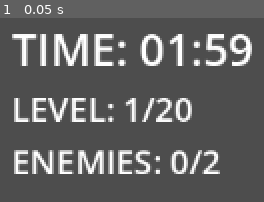
Above: before the commit, frame 1.
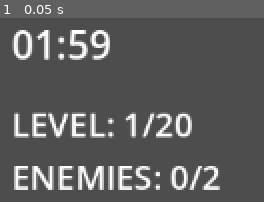
Above: after the commit, the same moment.

Repository: qvix-sh4de/Time-Is-Of-The-Essence
Game: Godot game, scene res://Scenes/main.tscn
Two runs of this game, one before a commit and one after it. Both use one fixed random seed, a clock stepped at 60 frames per second and the inputs below. This scene is started directly instead of the project's main scene.
Inputs:
- Up to frame 1 (0.05 s): no input

The runs differ from the first frame. In frame 1, 25% of the frame differs, in the area x 4-96%, y 6-94%.

Commit message:
Battery Unfunctional

Diff:
--- /dev/null
+++ b/Scenes/battery_drain.tres
@@ -0,0 +1,144 @@
+[gd_resource type="SpriteFrames" load_steps=21 format=3 uid="uid://cndcigyqbl5u8"]
+
+[ext_resource type="Texture2D" uid="uid://b3orn28554tkr" path="res://Assets/time bar.png" id="1_6tdha"]
+
+[sub_resource type="AtlasTexture" id="AtlasTexture_4gm2w"]
+atlas = ExtResource("1_6tdha")
+region = Rect2(0, 0, 128, 128)
+
+[sub_resource type="AtlasTexture" id="AtlasTexture_l3wjw"]
+atlas = ExtResource("1_6tdha")
+region = Rect2(128, 0, 128, 128)
+
+[sub_resource type="AtlasTexture" id="AtlasTexture_6cmpa"]
+atlas = ExtResource("1_6tdha")
+region = Rect2(256, 0, 128, 128)
+
+[sub_resource type="AtlasTexture" id="AtlasTexture_k4rxa"]
+atlas = ExtResource("1_6tdha")
+region = Rect2(384, 0, 128, 128)
+
+[sub_resource type="AtlasTexture" id="AtlasTexture_sd44b"]
+atlas = ExtResource("1_6tdha")
+region = Rect2(0, 128, 128, 128)
+
+[sub_resource type="AtlasTexture" id="AtlasTexture_3gc1l"]
+atlas = ExtResource("1_6tdha")
+region = Rect2(128, 128, 128, 128)
+
+[sub_resource type="AtlasTexture" id="AtlasTexture_gyyh1"]
+atlas = ExtResource("1_6tdha")
+region = Rect2(256, 128, 128, 128)
+
+[sub_resource type="AtlasTexture" id="AtlasTexture_82byw"]
+atlas = ExtResource("1_6tdha")
+region = Rect2(384, 128, 128, 128)
+
+[sub_resource type="AtlasTexture" id="AtlasTexture_0arl5"]
+atlas = ExtResource("1_6tdha")
+region = Rect2(0, 256, 128, 128)
+
+[sub_resource type="AtlasTexture" id="AtlasTexture_5sjlp"]
+atlas = ExtResource("1_6tdha")
+region = Rect2(128, 256, 128, 128)
+
+[sub_resource type="AtlasTexture" id="AtlasTexture_rwtbq"]
+atlas = ExtResource("1_6tdha")
+region = Rect2(256, 256, 128, 128)
+
+[sub_resource type="AtlasTexture" id="AtlasTexture_lsdx0"]
+atlas = ExtResource("1_6tdha")
+region = Rect2(384, 256, 128, 128)
+
+[sub_resource type="AtlasTexture" id="AtlasTexture_gm6in"]
+atlas = ExtResource("1_6tdha")
+region = Rect2(0, 384, 128, 128)
+
+[sub_resource type="AtlasTexture" id="AtlasTexture_8cdb4"]
+atlas = ExtResource("1_6tdha")
+region = Rect2(128, 384, 128, 128)
+
+[sub_resource type="AtlasTexture" id="AtlasTexture_cbnd6"]
+atlas = ExtResource("1_6tdha")
+region = Rect2(256, 384, 128, 128)
+
+[sub_resource type="AtlasTexture" id="AtlasTexture_x3wfc"]
+atlas = ExtResource("1_6tdha")
+region = Rect2(384, 384, 128, 128)
+
+[sub_resource type="AtlasTexture" id="AtlasTexture_jhq7n"]
+atlas = ExtResource("1_6tdha")
+region = Rect2(0, 512, 128, 128)
+
+[sub_resource type="AtlasTexture" id="AtlasTexture_ojrtv"]
+atlas = ExtResource("1_6tdha")
+region = Rect2(128, 512, 128, 128)
+
+[sub_resource type="AtlasTexture" id="AtlasTexture_82wsk"]
+atlas = ExtResource("1_6tdha")
+region = Rect2(256, 512, 128, 128)
+
+[resource]
+animations = [{
+"frames": [{
+"duration": 1.0,
+"texture": SubResource("AtlasTexture_4gm2w")
+}, {
+"duration": 1.0,
+"texture": SubResource("AtlasTexture_l3wjw")
+}, {
+"duration": 1.0,
+"texture": SubResource("AtlasTexture_6cmpa")
+}, {
+"duration": 1.0,
+"texture": SubResource("AtlasTexture_k4rxa")
+}, {
+"duration": 1.0,
+"texture": SubResource("AtlasTexture_sd44b")
+}, {
+"duration": 1.0,
+"texture": SubResource("AtlasTexture_3gc1l")
+}, {
+"duration": 1.0,
+"texture": SubResource("AtlasTexture_gyyh1")
+}, {
+"duration": 1.0,
+"texture": SubResource("AtlasTexture_82byw")
+}, {
+"duration": 1.0,
+"texture": SubResource("AtlasTexture_0arl5")
+}, {
+"duration": 1.0,
+"texture": SubResource("AtlasTexture_5sjlp")
+}, {
+"duration": 1.0,
+"texture": SubResource("AtlasTexture_rwtbq")
+}, {
+"duration": 1.0,
+"texture": SubResource("AtlasTexture_lsdx0")
+}, {
+"duration": 1.0,
+"texture": SubResource("AtlasTexture_gm6in")
+}, {
+"duration": 1.0,
+"texture": SubResource("AtlasTexture_8cdb4")
+}, {
+"duration": 1.0,
+"texture": SubResource("AtlasTexture_cbnd6")
+}, {
+"duration": 1.0,
+"texture": SubResource("AtlasTexture_x3wfc")
+}, {
+"duration": 1.0,
+"texture": SubResource("AtlasTexture_jhq7n")
+}, {
+"duration": 1.0,
+"texture": SubResource("AtlasTexture_ojrtv")
+}, {
+"duration": 1.0,
+"texture": SubResource("AtlasTexture_82wsk")
+}],
+"loop": true,
+"name": &"battery_drain",
+"speed": 1.0
+}]
--- a/enemy.tscn
+++ b/Scenes/enemy.tscn
@@ -1,6 +1,6 @@
 [gd_scene load_steps=4 format=3 uid="uid://442v3jolrobb"]
 
-[ext_resource type="Script" uid="uid://cuyos1q88najh" path="res://enemy.gd" id="1_4gyqm"]
+[ext_resource type="Script" uid="uid://cuyos1q88najh" path="res://Scenes/enemy.gd" id="1_4gyqm"]
 [ext_resource type="Texture2D" uid="uid://bc8e8ixgsn8wq" path="res://Assets/bad guy easy.png" id="2_4gyqm"]
 
 [sub_resource type="RectangleShape2D" id="RectangleShape2D_4gyqm"]
--- a/Scenes/game.tscn
+++ b/Scenes/game.tscn
@@ -3,7 +3,7 @@
 [ext_resource type="Script" uid="uid://ceqqvcxqq1alt" path="res://Scenes/game.gd" id="1_3dryh"]
 [ext_resource type="PackedScene" uid="uid://boa1vxvn8kvh4" path="res://Scenes/player.tscn" id="1_ebmjs"]
 [ext_resource type="Texture2D" uid="uid://busnqxh26d3pr" path="res://Assets/Tilesetv3.png" id="2_qxrlw"]
-[ext_resource type="PackedScene" uid="uid://442v3jolrobb" path="res://enemy.tscn" id="2_wowpa"]
+[ext_resource type="PackedScene" uid="uid://442v3jolrobb" path="res://Scenes/enemy.tscn" id="2_wowpa"]
 [ext_resource type="AudioStream" uid="uid://c272gm0d263gg" path="res://Assets/Normal.wav" id="3_wrm1d"]
 
 [sub_resource type="TileSetAtlasSource" id="TileSetAtlasSource_wrm1d"]
--- a/Scenes/main.tscn
+++ b/Scenes/main.tscn
@@ -1,6 +1,6 @@
 [gd_scene load_steps=2 format=3 uid="uid://dn5p50psqvxcq"]
 
-[ext_resource type="Script" uid="uid://csp2lwqwukqd1" path="res://main.gd" id="1_jjgbg"]
+[ext_resource type="Script" uid="uid://csp2lwqwukqd1" path="res://Scripts/main.gd" id="1_jjgbg"]
 
 [node name="Main" type="Node2D"]
 script = ExtResource("1_jjgbg")
--- a/Scenes/player.tscn
+++ b/Scenes/player.tscn
@@ -2,7 +2,7 @@
 
 [ext_resource type="Script" uid="uid://omjdt5236iic" path="res://Scripts/player.gd" id="1_cvnsp"]
 [ext_resource type="Texture2D" uid="uid://cma8qrkumm2v7" path="res://Assets/idle position.png" id="1_v0iea"]
-[ext_resource type="Texture2D" uid="uid://b546dt7nbt5tb" path="res://attack animation.png" id="3_6t5aa"]
+[ext_resource type="Texture2D" uid="uid://b546dt7nbt5tb" path="res://Assets/attack animation.png" id="3_6t5aa"]
 [ext_resource type="Script" uid="uid://dyyp8fclj4rm2" path="res://Scenes/player_animation.gd" id="4_vgqql"]
 
 [sub_resource type="AtlasTexture" id="AtlasTexture_cvnsp"]
--- a/main.gd
+++ b/Scripts/main.gd
@@ -8,14 +8,17 @@
 var enemies_defeated: int = 0
 var required_enemies: int = 2
 var is_game_running: bool = true
+var level_start_time: float = 120.0  # Store the starting time for percentage calculation
 
 # UI elements
 var time_label: Label
 var level_label: Label
 var enemy_label: Label
 var ui_container: CanvasLayer
+var battery_sprite: AnimatedSprite2D
 
 func _ready():
+	level_start_time = game_time  # Initialize starting time
 	setup_ui()
 	print("🤖 === ROBOT TIME ATTACK GAME ===")
 	print("Arrow Keys = Move robot")
@@ -32,27 +35,45 @@
 	add_child(ui_container)
 
 	# Create main UI container
-	var vbox = VBoxContainer.new()
-	vbox.position = Vector2(20, 20)
-	ui_container.add_child(vbox)
-
-	# Timer display
+	var main_container = Control.new()
+	main_container.set_anchors_and_offsets_preset(Control.PRESET_FULL_RECT)
+	ui_container.add_child(main_container)
+
+	# Battery UI container (top left)
+	var battery_container = HBoxContainer.new()
+	battery_container.position = Vector2(20, 20)
+	main_container.add_child(battery_container)
+
+	# Create battery animated sprite
+	battery_sprite = AnimatedSprite2D.new()
+	battery_sprite.scale = Vector2(2, 2)  # Adjust scale as needed
+	battery_container.add_child(battery_sprite)
+
+	# Load your battery animation - UPDATE THIS PATH TO YOUR BATTERY ANIMATION
+	# battery_sprite.sprite_frames = load("res://path/to/your/battery_animation.tres")
+
+	# Time text next to battery
 	time_label = Label.new()
-	time_label.add_theme_font_size_override("font_size", 32)
-	time_label.text = "TIME: 02:00"
-	vbox.add_child(time_label)
+	time_label.add_theme_font_size_override("font_size", 28)
+	time_label.text = "02:00"
+	battery_container.add_child(time_label)
+
+	# Level and enemy info below battery
+	var info_container = VBoxContainer.new()
+	info_container.position = Vector2(20, 80)
+	main_container.add_child(info_container)
 
 	# Level display
 	level_label = Label.new()
 	level_label.add_theme_font_size_override("font_size", 24)
 	level_label.text = "LEVEL: 1/20"
-	vbox.add_child(level_label)
+	info_container.add_child(level_label)
 
 	# Enemy progress
 	enemy_label = Label.new()
 	enemy_label.add_theme_font_size_override("font_size", 24)
 	enemy_label.text = "ENEMIES: 0/2"
-	vbox.add_child(enemy_label)
+	info_container.add_child(enemy_label)
 
 func _process(delta):
 	if is_game_running and game_time > 0:
@@ -119,8 +140,9 @@
 	current_level += 1
 	enemies_defeated = 0
 
-	# Increase difficulty
-	game_time = max(60.0, 120.0 - (current_level - 1) * 3.0)
+	# Increase difficulty and store starting time
+	level_start_time = max(60.0, 120.0 - (current_level - 1) * 3.0)
+	game_time = level_start_time
 	required_enemies = 2 + int((current_level - 1) / 3)
 
 	print("📈 LEVEL %d START!" % current_level)
@@ -129,7 +151,8 @@
 
 func restart_level():
 	enemies_defeated = 0
-	game_time = max(60.0, 120.0 - (current_level - 1) * 3.0)
+	level_start_time = max(60.0, 120.0 - (current_level - 1) * 3.0)
+	game_time = level_start_time
 	is_game_running = true
 
 func game_over():
@@ -147,12 +170,19 @@
 	# Update timer with color coding
 	var minutes = int(game_time) / 60
 	var seconds = int(game_time) % 60
-	time_label.text = "TIME: %02d:%02d" % [minutes, seconds]
-
-	# Change color based on remaining time
-	if game_time > 30:
+	time_label.text = "%02d:%02d" % [minutes, seconds]
+
+	# Calculate battery percentage based on current level's starting time
+	var time_percentage = game_time / level_start_time
+	time_percentage = clamp(time_percentage, 0.0, 1.0)
+
+	# Update battery animation frame
+	update_battery_animation(time_percentage)
+
+	# Change color based on remaining time percentage
+	if time_percentage > 0.5:
 		time_label.modulate = Color.WHITE
-	elif game_time > 10:
+	elif time_percentage > 0.25:
 		time_label.modulate = Color.YELLOW
 	else:
 		time_label.modulate = Color.RED
@@ -160,6 +190,34 @@
 	# Update other labels
 	level_label.text = "LEVEL: %d/20" % current_level
 	enemy_label.text = "ENEMIES: %d/%d" % [enemies_defeated, required_enemies]
+
+func update_battery_animation(time_percentage: float):
+	if not battery_sprite or not battery_sprite.sprite_frames:
+		return
+
+	# Check if the battery animation exists
+	if not battery_sprite.sprite_frames.has_animation("battery_drain"):
+		print("❌ Animation 'battery_drain' not found!")
+		return
+
+	# Get total frames in the animation (should be 19)
+	var total_frames = battery_sprite.sprite_frames.get_frame_count("battery_drain")
+
+	if total_frames == 0:
+		print("❌ No frames in 'battery_drain' animation!")
+		return
+
+	# Calculate which frame to show based on percentage
+	# Frame 0 = 100%, Frame 18 = ~0%
+	var frame_index = int((1.0 - time_percentage) * (total_frames - 1))
+	frame_index = clamp(frame_index, 0, total_frames - 1)
+
+	# Set the animation and frame
+	if battery_sprite.animation != "battery_drain":
+		battery_sprite.play("battery_drain")
+
+	battery_sprite.pause()  # Stop auto-playing
+	battery_sprite.frame = frame_index
 
 func flash_timer_red():
 	var tween = create_tween()
--- /dev/null
+++ b/battery_drain.tscn
@@ -0,0 +1,149 @@
+[gd_scene load_steps=22 format=3 uid="uid://18pnehd4r1wr"]
+
+[ext_resource type="Texture2D" uid="uid://b3orn28554tkr" path="res://Assets/time bar.png" id="1_bijhp"]
+
+[sub_resource type="AtlasTexture" id="AtlasTexture_fdsus"]
+atlas = ExtResource("1_bijhp")
+region = Rect2(0, 0, 128, 128)
+
+[sub_resource type="AtlasTexture" id="AtlasTexture_o4oru"]
+atlas = ExtResource("1_bijhp")
+region = Rect2(128, 0, 128, 128)
+
+[sub_resource type="AtlasTexture" id="AtlasTexture_idstn"]
+atlas = ExtResource("1_bijhp")
+region = Rect2(256, 0, 128, 128)
+
+[sub_resource type="AtlasTexture" id="AtlasTexture_0jxn0"]
+atlas = ExtResource("1_bijhp")
+region = Rect2(384, 0, 128, 128)
+
+[sub_resource type="AtlasTexture" id="AtlasTexture_3sd13"]
+atlas = ExtResource("1_bijhp")
+region = Rect2(0, 128, 128, 128)
+
+[sub_resource type="AtlasTexture" id="AtlasTexture_4vi8e"]
+atlas = ExtResource("1_bijhp")
+region = Rect2(128, 128, 128, 128)
+
+[sub_resource type="AtlasTexture" id="AtlasTexture_gfsl8"]
+atlas = ExtResource("1_bijhp")
+region = Rect2(256, 128, 128, 128)
+
+[sub_resource type="AtlasTexture" id="AtlasTexture_oxoxx"]
+atlas = ExtResource("1_bijhp")
+region = Rect2(384, 128, 128, 128)
+
+[sub_resource type="AtlasTexture" id="AtlasTexture_r7ohq"]
+atlas = ExtResource("1_bijhp")
+region = Rect2(0, 256, 128, 128)
+
+[sub_resource type="AtlasTexture" id="AtlasTexture_sbhu0"]
+atlas = ExtResource("1_bijhp")
+region = Rect2(128, 256, 128, 128)
+
+[sub_resource type="AtlasTexture" id="AtlasTexture_u515l"]
+atlas = ExtResource("1_bijhp")
+region = Rect2(256, 256, 128, 128)
+
+[sub_resource type="AtlasTexture" id="AtlasTexture_1s5hm"]
+atlas = ExtResource("1_bijhp")
+region = Rect2(384, 256, 128, 128)
+
+[sub_resource type="AtlasTexture" id="AtlasTexture_ukxco"]
+atlas = ExtResource("1_bijhp")
+region = Rect2(0, 384, 128, 128)
+
+[sub_resource type="AtlasTexture" id="AtlasTexture_q4a71"]
+atlas = ExtResource("1_bijhp")
+region = Rect2(128, 384, 128, 128)
+
+[sub_resource type="AtlasTexture" id="AtlasTexture_l3fsu"]
+atlas = ExtResource("1_bijhp")
+region = Rect2(256, 384, 128, 128)
+
+[sub_resource type="AtlasTexture" id="AtlasTexture_cbscp"]
+atlas = ExtResource("1_bijhp")
+region = Rect2(384, 384, 128, 128)
+
+[sub_resource type="AtlasTexture" id="AtlasTexture_wgl7y"]
+atlas = ExtResource("1_bijhp")
+region = Rect2(0, 512, 128, 128)
+
+[sub_resource type="AtlasTexture" id="AtlasTexture_5b3rt"]
+atlas = ExtResource("1_bijhp")
+region = Rect2(128, 512, 128, 128)
+
+[sub_resource type="AtlasTexture" id="AtlasTexture_tdd4a"]
+atlas = ExtResource("1_bijhp")
+region = Rect2(256, 512, 128, 128)
+
+[sub_resource type="SpriteFrames" id="SpriteFrames_78ki2"]
+animations = [{
+"frames": [{
+"duration": 1.0,
+"texture": SubResource("AtlasTexture_fdsus")
+}, {
+"duration": 1.0,
+"texture": SubResource("AtlasTexture_o4oru")
+}, {
+"duration": 1.0,
+"texture": SubResource("AtlasTexture_idstn")
+}, {
+"duration": 1.0,
+"texture": SubResource("AtlasTexture_0jxn0")
+}, {
+"duration": 1.0,
+"texture": SubResource("AtlasTexture_3sd13")
+}, {
+"duration": 1.0,
+"texture": SubResource("AtlasTexture_4vi8e")
+}, {
+"duration": 1.0,
+"texture": SubResource("AtlasTexture_gfsl8")
+}, {
+"duration": 1.0,
+"texture": SubResource("AtlasTexture_oxoxx")
+}, {
+"duration": 1.0,
+"texture": SubResource("AtlasTexture_r7ohq")
+}, {
+"duration": 1.0,
+"texture": SubResource("AtlasTexture_sbhu0")
+}, {
+"duration": 1.0,
+"texture": SubResource("AtlasTexture_u515l")
+}, {
+"duration": 1.0,
+"texture": SubResource("AtlasTexture_1s5hm")
+}, {
+"duration": 1.0,
+"texture": SubResource("AtlasTexture_ukxco")
+}, {
+"duration": 1.0,
+"texture": SubResource("AtlasTexture_q4a71")
+}, {
+"duration": 1.0,
+"texture": SubResource("AtlasTexture_l3fsu")
+}, {
+"duration": 1.0,
+"texture": SubResource("AtlasTexture_cbscp")
+}, {
+"duration": 1.0,
+"texture": SubResource("AtlasTexture_wgl7y")
+}, {
+"duration": 1.0,
+"texture": SubResource("AtlasTexture_5b3rt")
+}, {
+"duration": 1.0,
+"texture": SubResource("AtlasTexture_tdd4a")
+}],
+"loop": true,
+"name": &"battery_drain",
+"speed": 1.0
+}]
+
+[node name="battery_drain" type="AnimatedSprite2D"]
+position = Vector2(-34, -41)
+sprite_frames = SubResource("SpriteFrames_78ki2")
+animation = &"battery_drain"
Renamed: attack animation.png -> Assets/attack animation.png
Not shown, changed: Assets/attack animation.png.import
Renamed: enemy.gd -> Scenes/enemy.gd
Renamed: enemy.gd.uid -> Scenes/enemy.gd.uid
Renamed: GameManager.gd -> Scripts/GameManager.gd
Renamed: GameManager.gd.uid -> Scripts/GameManager.gd.uid
Renamed: main.gd.uid -> Scripts/main.gd.uid
